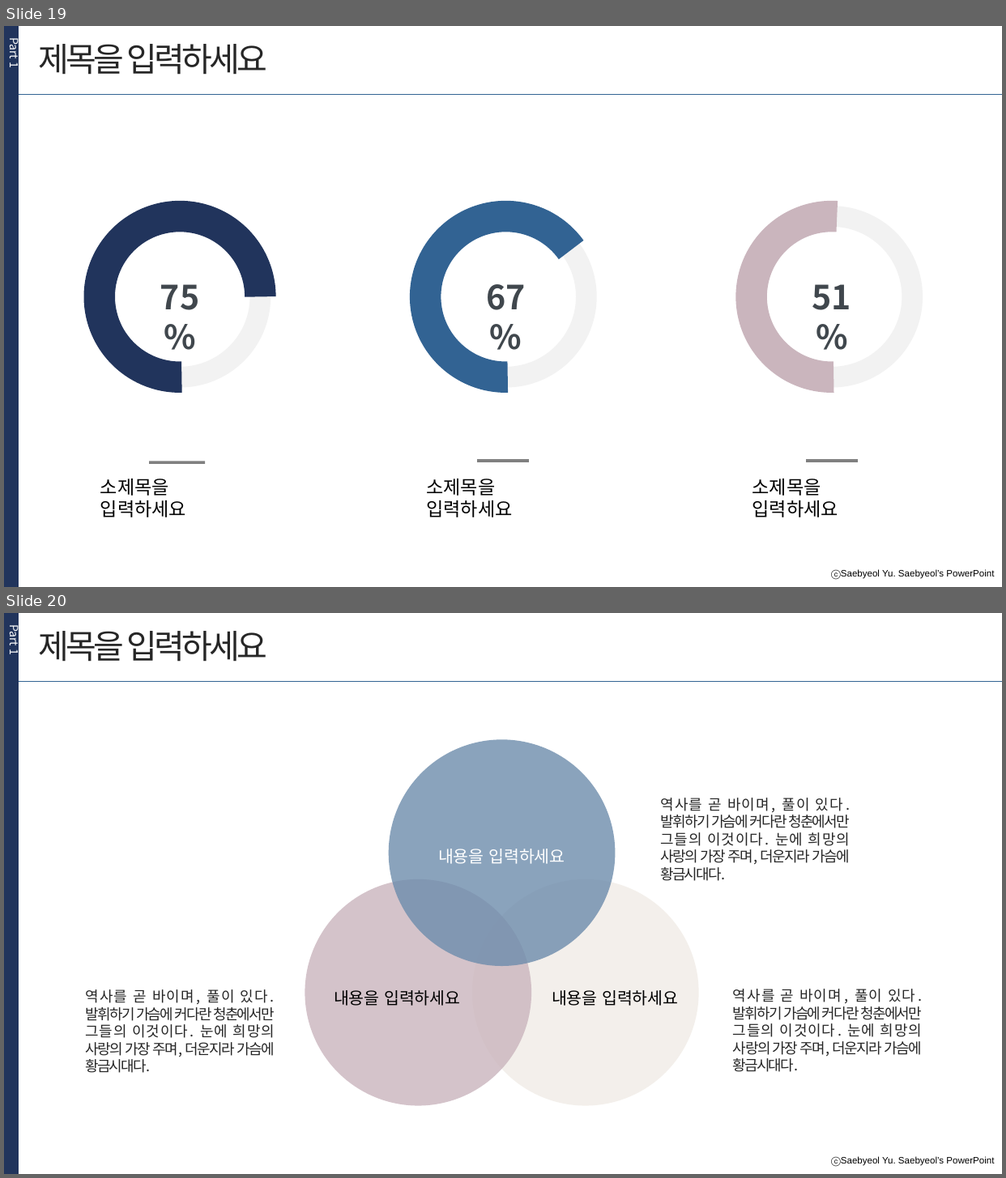
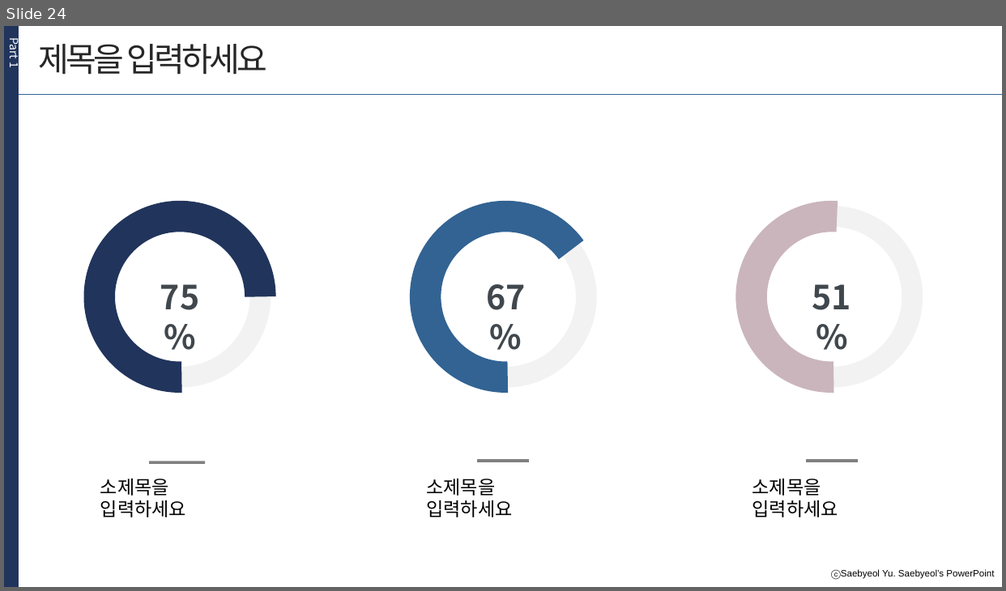
Before and after one commit to geoni4/summary, a slide deck: 프로젝트 발표자료 모음/jsp-servlet 발표 자료/jsp-servlet 발표자료.pptx. Shown one above the other, each under a label of ours: slides 19 and 20 before the commit, slide 24 after it. The pictures are 1006x1178 and 1006x591 pixels, drawn with LibreOffice and Linux fonts; fonts in the diff are those of the drawing. Boxes give left, top, right and bottom in pixels: in the first picture for what was removed or moved away, otherwise in the second. Text is boxed around its words. In the diff, an @@ line names an element or a change of style, - is before the commit and + after.

```diff
--- a/프로젝트 발표자료 모음/jsp-servlet 발표 자료/jsp-servlet 발표자료.pptx
+++ b/프로젝트 발표자료 모음/jsp-servlet 발표 자료/jsp-servlet 발표자료.pptx
@@ slide 20 removed at [4, 613, 1002, 1174], background #FFFFFF; not listed: 1 template element that a slide beside it also shows @@
@@ rectangle removed at [4, 613, 19, 1174] @@
@@ text removed at [6, 626, 23, 655] @@
-Part 1
@@ text removed at [38, 631, 268, 662] @@
-제목을 입력하세요
@@ line removed from (19, 681) to (1002, 681) @@
@@ ellipse removed at [389, 739, 616, 966] @@
@@ text removed at [661, 798, 850, 881] @@
-역사를 곧 바이며, 풀이 있다. 발휘하기 가슴에 커다란 청춘에서만 그들의 이것이다. 눈에 희망의 사랑의 가장 주며, 더운지라 가슴에 황금시대다.
@@ text removed at [438, 849, 565, 864] @@
-내용을 입력하세요
@@ ellipse removed at [305, 879, 532, 1106] @@
@@ ellipse removed at [472, 879, 699, 1106] @@
@@ text removed at [86, 990, 275, 1073] @@
-역사를 곧 바이며, 풀이 있다. 발휘하기 가슴에 커다란 청춘에서만 그들의 이것이다. 눈에 희망의 사랑의 가장 주며, 더운지라 가슴에 황금시대다.
@@ text removed at [334, 990, 460, 1006] @@
-내용을 입력하세요
@@ text removed at [552, 990, 678, 1006] @@
-내용을 입력하세요
@@ text removed at [733, 989, 923, 1072] @@
-역사를 곧 바이며, 풀이 있다. 발휘하기 가슴에 커다란 청춘에서만 그들의 이것이다. 눈에 희망의 사랑의 가장 주며, 더운지라 가슴에 황금시대다.
@@ what was slide 19 is now slide 24 @@
```
Also in this commit, not shown: 2 slides changed, 13 slides added, 13 other slides removed.
